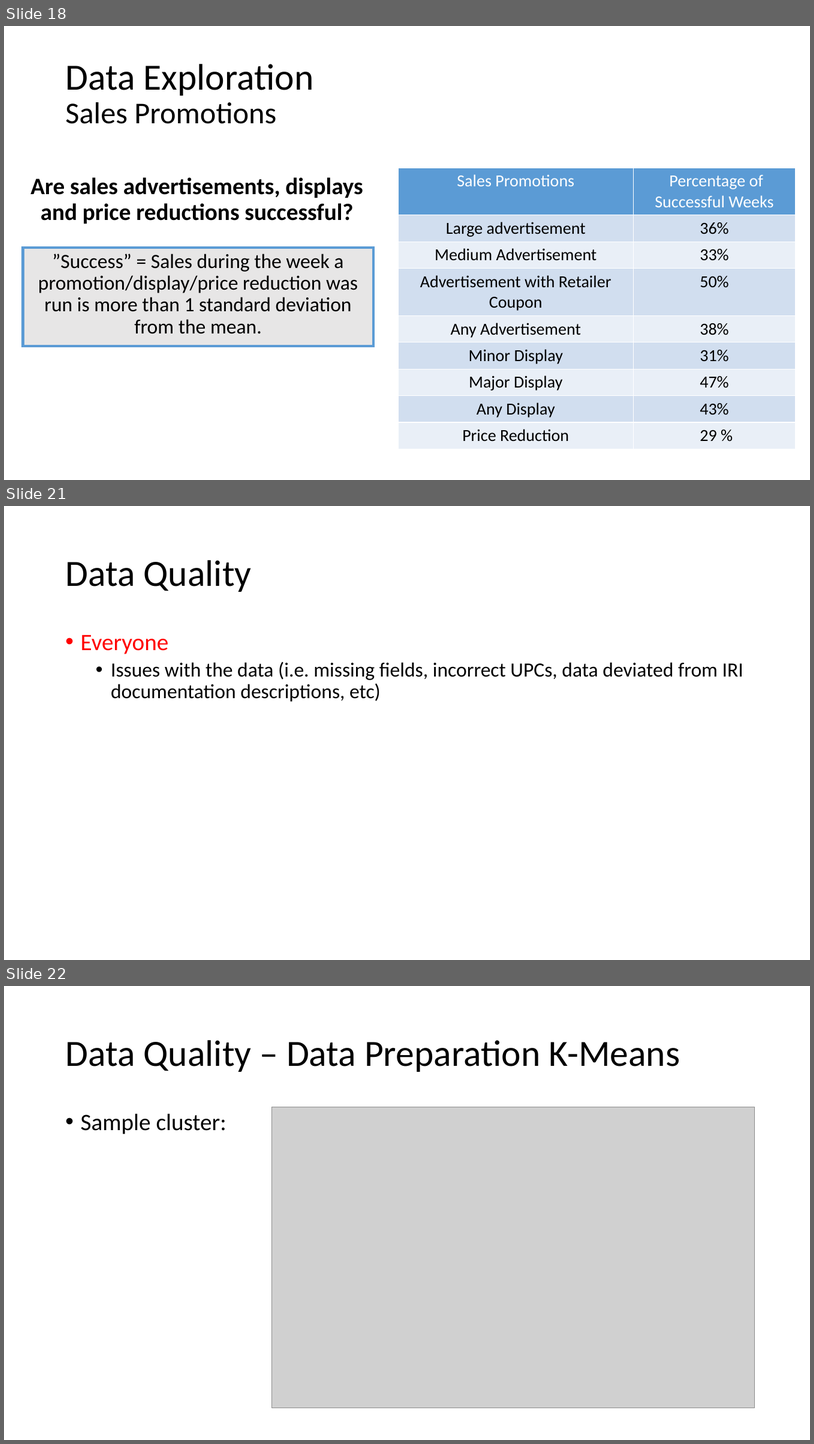
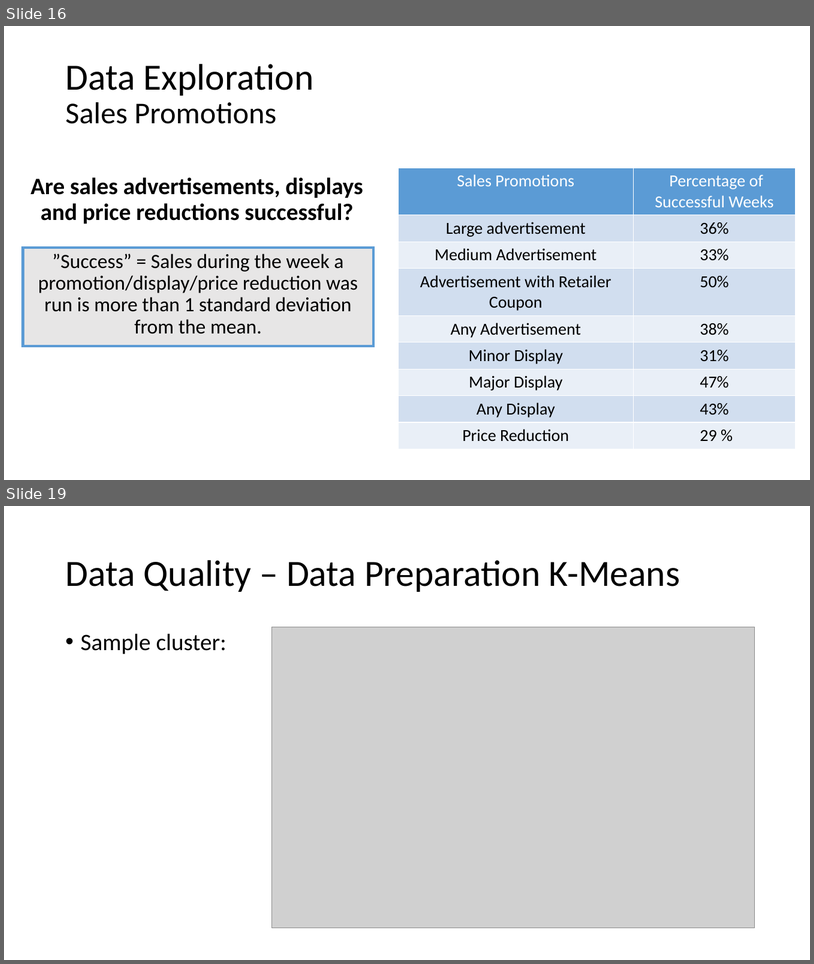
Before and after one commit to mGalarnyk/Machine_Learning_Froyo, a slide deck: Current_Powerpoint/Froyo_v2.pptx. Shown one above the other, each under a label of ours: slides 18, 21 and 22 before the commit, slides 16 and 19 after it; the slides between them are not shown. The pictures are 814x1444 and 814x964 pixels, drawn with LibreOffice and Linux fonts; fonts in the diff are those of the drawing; grey boxes stand for pictures. Boxes give left, top, right and bottom in pixels: in the first picture for what was removed or moved away, otherwise in the second. Text is boxed around its words. In the diff, an @@ line names an element or a change of style, - is before the commit and + after.

```diff
--- a/Current_Powerpoint/Froyo_v2.pptx
+++ b/Current_Powerpoint/Froyo_v2.pptx
@@ slide 21 removed at [4, 506, 810, 960], background #FFFFFF @@
@@ title removed at [65, 560, 252, 592] @@
-Data Quality
@@ text removed at [81, 635, 744, 702] @@
-• Everyone
-  • Issues with the data (i.e. missing fields, incorrect UPCs, data deviated from IRI documentation descriptions, etc)
@@ what was slide 18 is now slide 16 @@
@@ what was slide 22 is now slide 19 @@
```
Also in this commit, not shown: 14 slides changed, 3 other slides removed.
